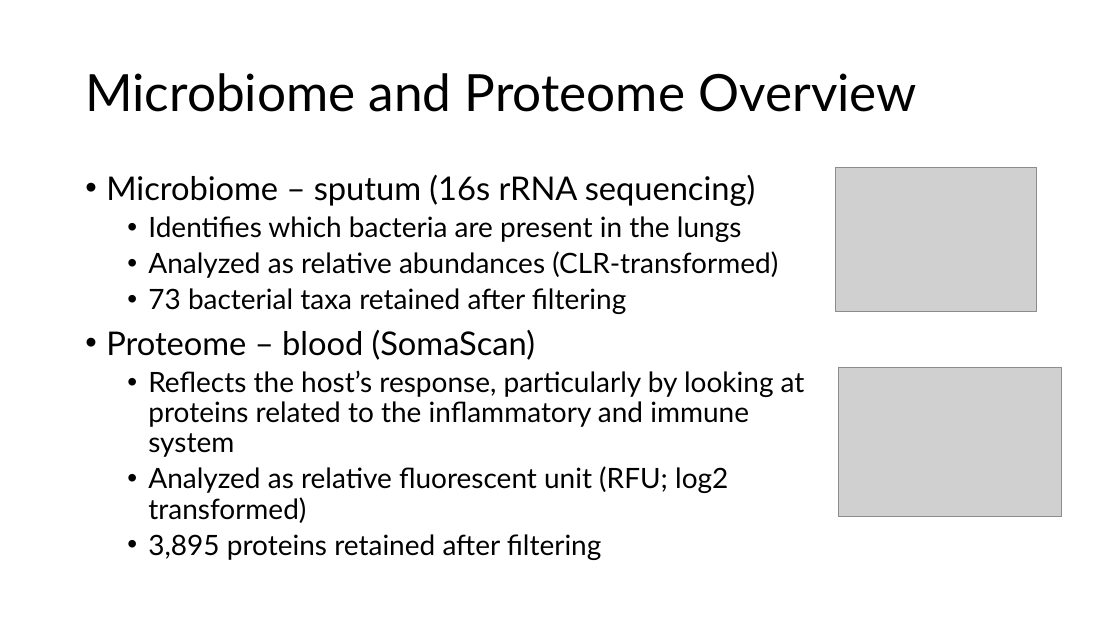
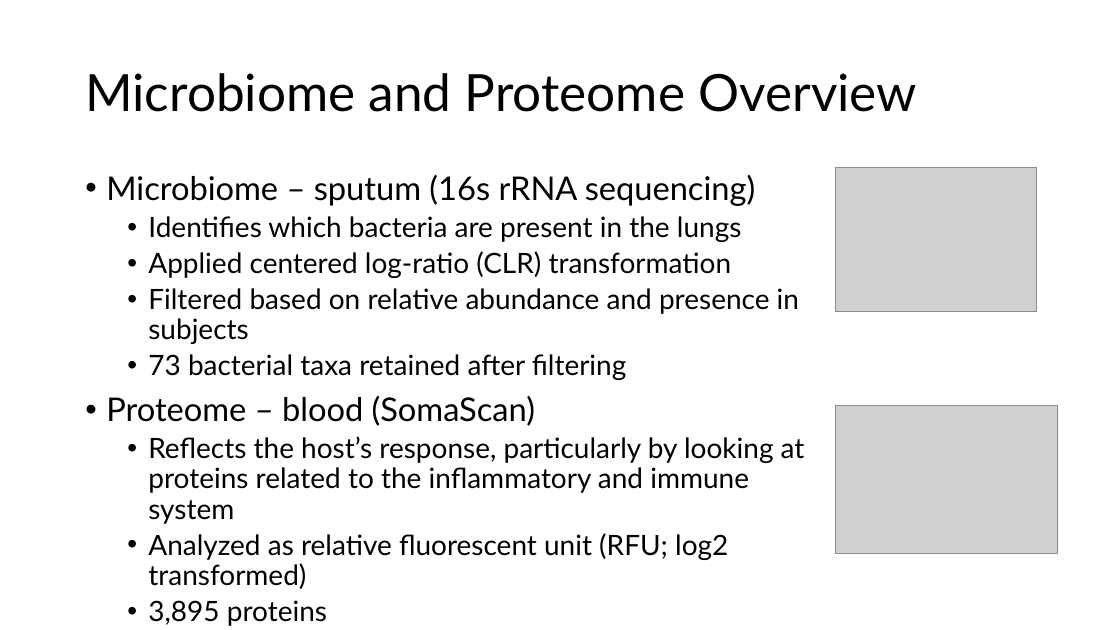
Before and after one commit to eweible/CF_Multi-omic_Clustering, a slide deck: slide 8 of Dissemination/Weible_Defense.pptx (slide 5 before the commit). Drawn at 1120x630 pixels with LibreOffice and Linux fonts; fonts in the diff are those of the drawing; grey boxes stand for pictures. Boxes give left, top, right and bottom in pixels: in the first picture for what was removed or moved away, otherwise in the second. Text is boxed around its words. In the diff, an @@ line names an element or a change of style, - is before the commit and + after.

```diff
--- a/Dissemination/Weible_Defense.pptx
+++ b/Dissemination/Weible_Defense.pptx
@@ text at [148, 251, 799, 344]: text changed @@
-  • Analyzed as relative abundances (CLR-transformed)
+  • Applied centered log-ratio (CLR) transformation
+  • Filtered based on relative abundance and presence in subjects
@@ picture: place and size @@
-picture at [839, 368, 1061, 517]
+picture at [835, 405, 1058, 554]
@@ text at [148, 600, 327, 626]: text changed @@
-  • 3,895 proteins retained after filtering
+  • 3,895 proteins
```
Also in this commit, not shown: 17 other slides changed, 17 slides added, 3 slides removed, 6 other files.
